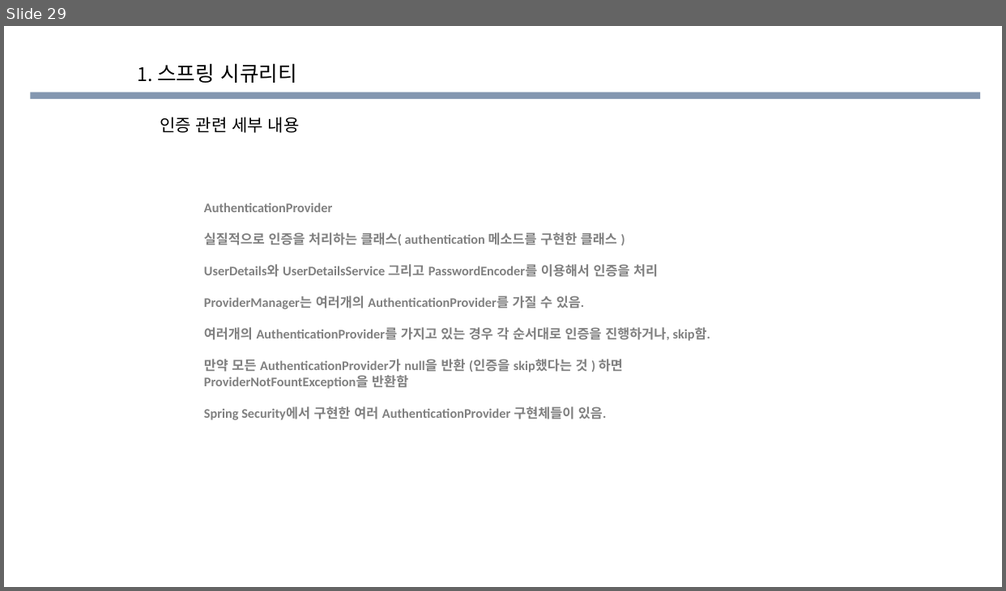
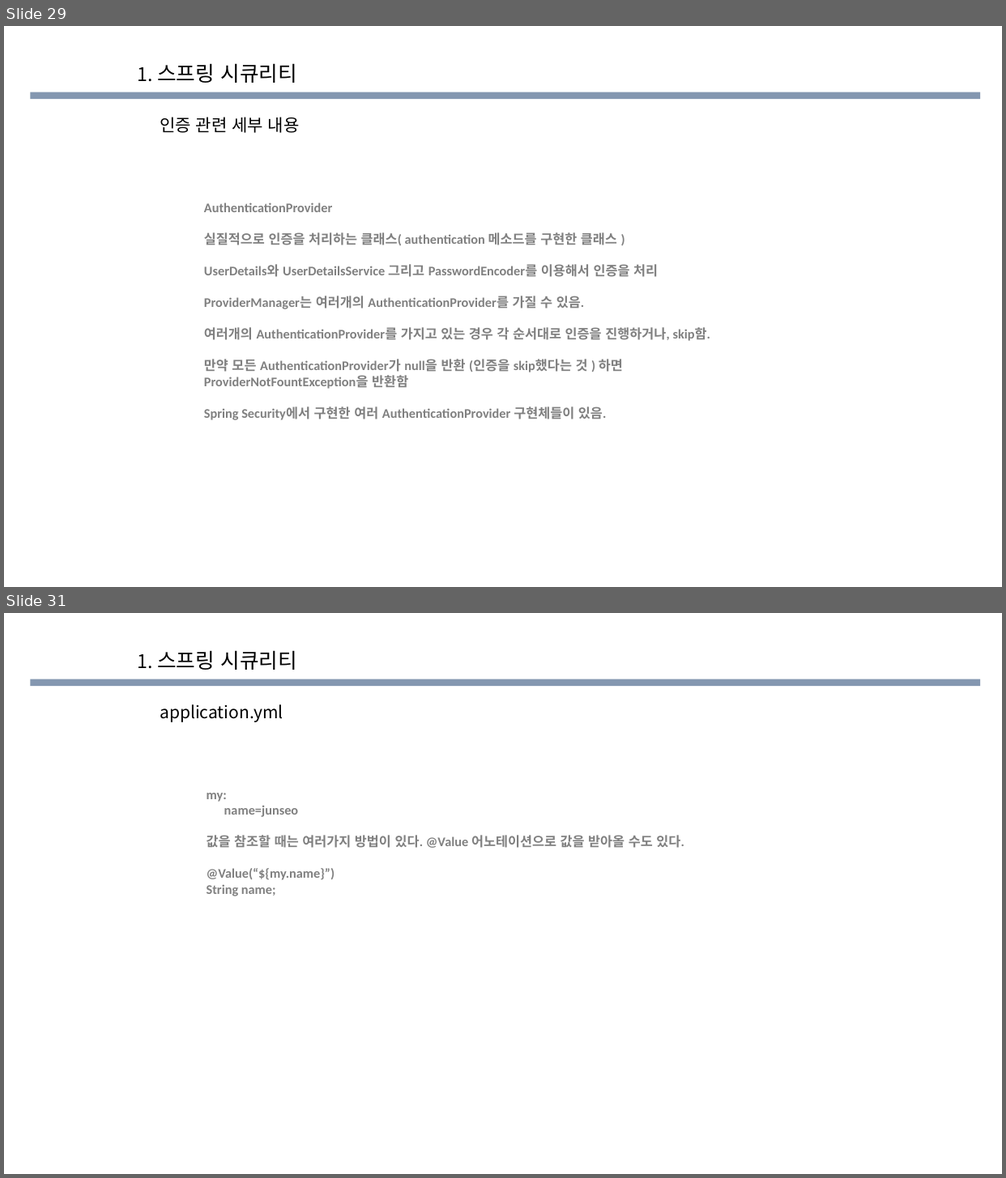
Before and after one commit to eongss/testproject, a slide deck: 소스코드 공부한거.pptx. Shown one above the other, each under a label of ours: slide 29 before the commit, slides 29 and 31 after it; the slides between them are not shown. The pictures are 1006x591 and 1006x1178 pixels, drawn with LibreOffice and Linux fonts; fonts in the diff are those of the drawing; background and template pictures are left out. Boxes give left, top, right and bottom in pixels: in the first picture for what was removed or moved away, otherwise in the second. Text is boxed around its words. In the diff, an @@ line names an element or a change of style, - is before the commit and + after.

```diff
--- a/소스코드 공부한거.pptx
+++ b/소스코드 공부한거.pptx
@@ slide 31 added at bbox=[4, 613, 1002, 1174], background picture (left out); not listed: 1 template element that a slide beside it also shows @@
@@ text added at bbox=[138, 650, 297, 670], 20 pt, text #000000 @@
+1. 스프링 시큐리티
@@ text added at bbox=[160, 705, 283, 722], 16.3 pt, text #000000 @@
+application.yml
@@ text added at bbox=[206, 793, 684, 897], 12.7 pt, text #808080, bold @@
+my:
+name=junseo
+값을 참조할 때는 여러가지 방법이 있다. @Value 어노테이션으로 값을 받아올 수도 있다.
+@Value(“${my.name}”)
+String name;
```
Also in this commit, not shown: 3 slides changed, 13 other slides added, 4 other files.
